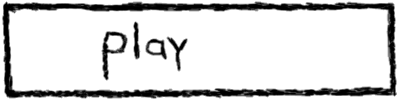
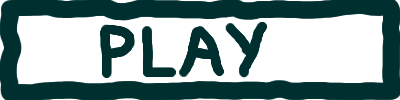
The second 400×100 image is a revision of the first. Changes to its layers:
added layer "button" above "Arrière-plan" over [0, 0, 400, 100]
painted on "Arrière-plan" over [0, 0, 400, 100]
